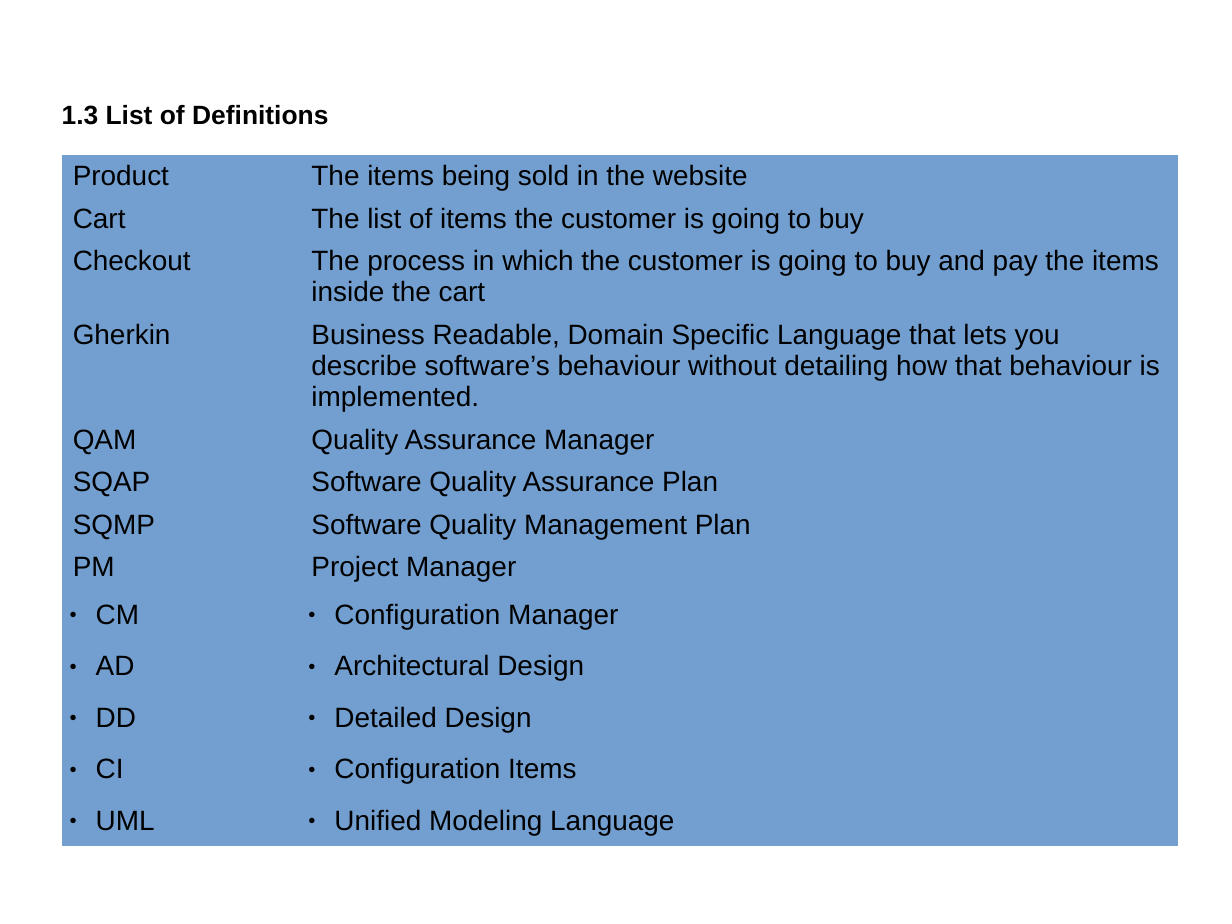
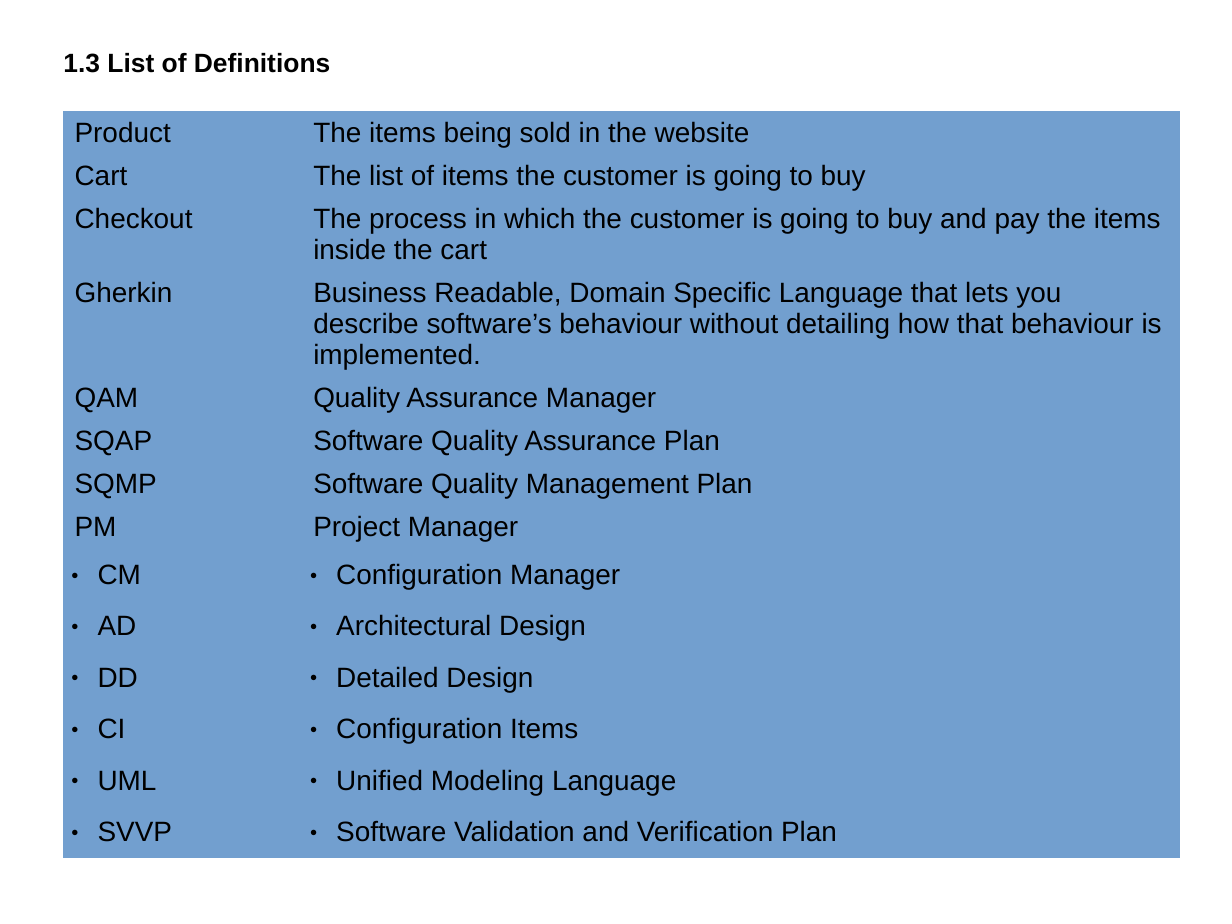
Before and after one commit to catherinemaglasang/e-store-by-scorpio, a slide deck: slide 9 of Presentation/SQAP.odp (slide 8 before the commit). Drawn at 1232x924 pixels with LibreOffice and Linux fonts; fonts in the diff are those of the drawing. Boxes give left, top, right and bottom in pixels: in the first picture for what was removed or moved away, otherwise in the second. Text is boxed around its words. In the diff, an @@ line names an element or a change of style, - is before the commit and + after.

```diff
--- a/Presentation/SQAP.odp
+++ b/Presentation/SQAP.odp
@@ title "1.3 List of Definitions": place and size @@
-title "1.3 List of Definitions" at (62,105,328,125)
+title "1.3 List of Definitions" at (63,53,330,73)
@@ table at (64,112,1182,859) @@
+row 14: SVVP | Software Validation and Verification Plan
@@ table: place and size @@
-table at (61,154,1179,839)
+table at (64,112,1182,859)
```
Also in this commit, not shown: 3 other slides changed, 3 slides added.
